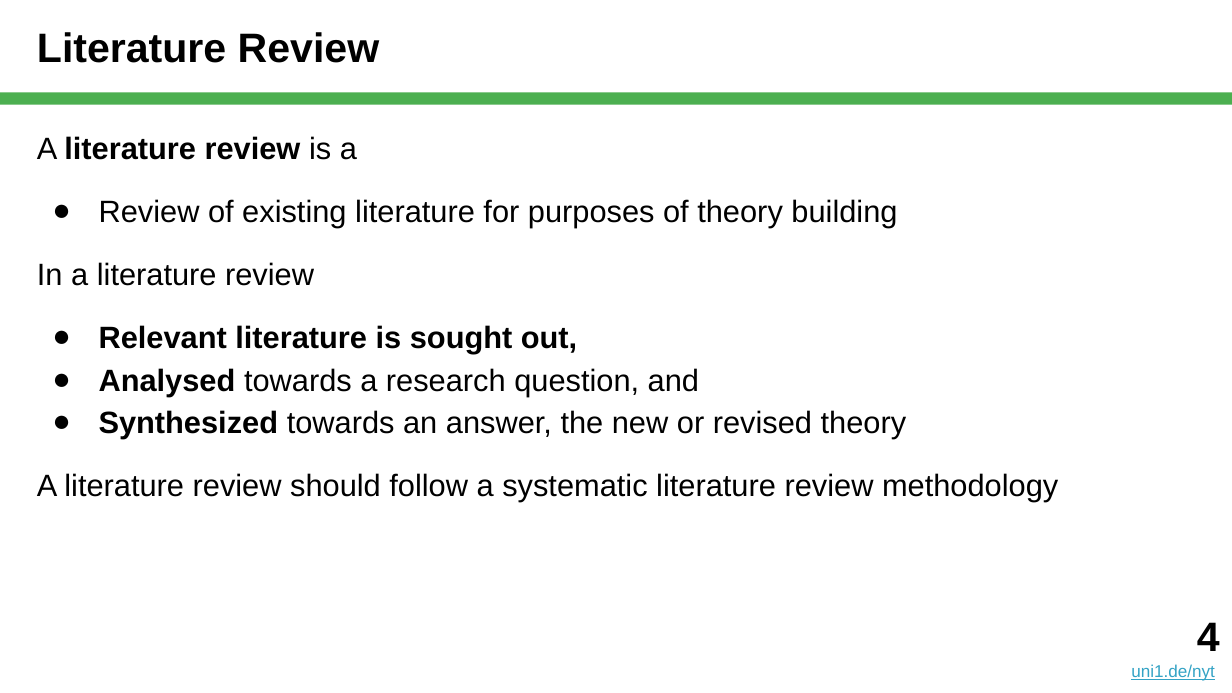
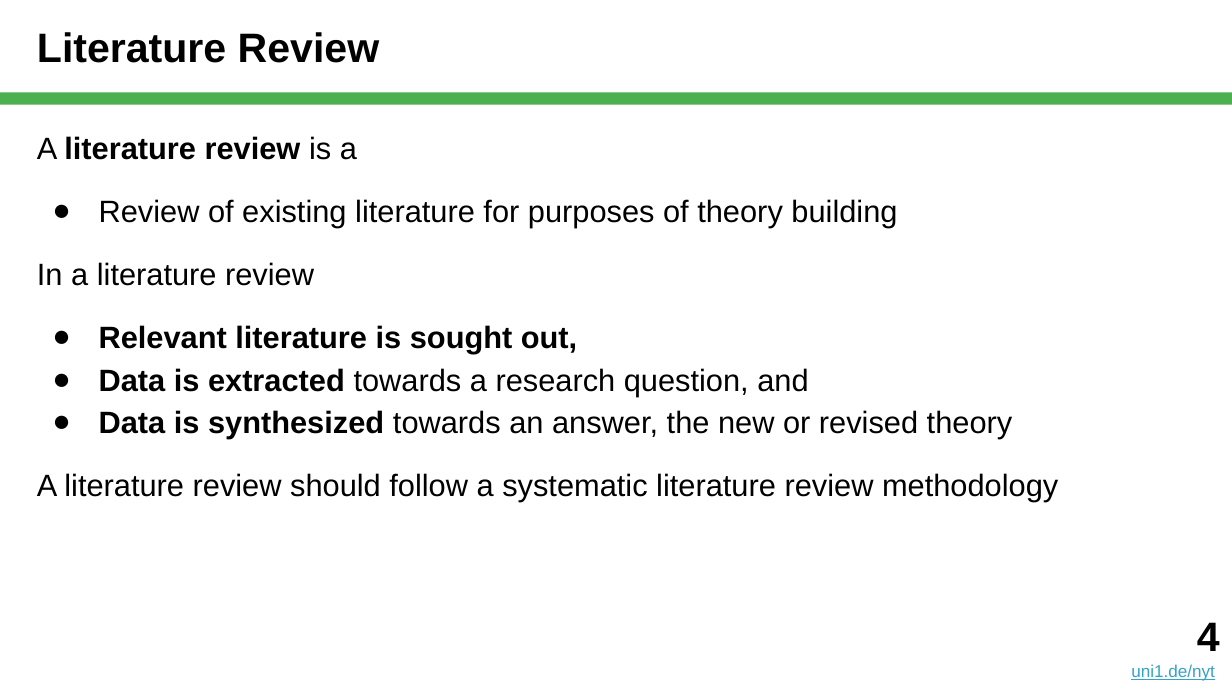
Before and after one commit to dirkriehle/nyt-course, a slide deck: slide 4 of Lecture slides/NYT C02 - Systematic Reviews.pptx. Drawn at 1232x693 pixels with LibreOffice and Linux fonts; fonts in the diff are those of the drawing. Boxes give left, top, right and bottom in pixels: in the first picture for what was removed or moved away, otherwise in the second. Text is boxed around its words. In the diff, an @@ line names an element or a change of style, - is before the commit and + after.

```diff
--- a/Lecture slides/NYT C02 - Systematic Reviews.pptx
+++ b/Lecture slides/NYT C02 - Systematic Reviews.pptx
@@ text at (99, 368, 1013, 439): text changed @@
-● Analysed towards a research question, and
-● Synthesized towards an answer, the new or revised theory
+● Data is extracted towards a research question, and
+● Data is synthesized towards an answer, the new or revised theory
```
Also in this commit, not shown: 8 other slides changed, 6 slides added, 1 other file.
